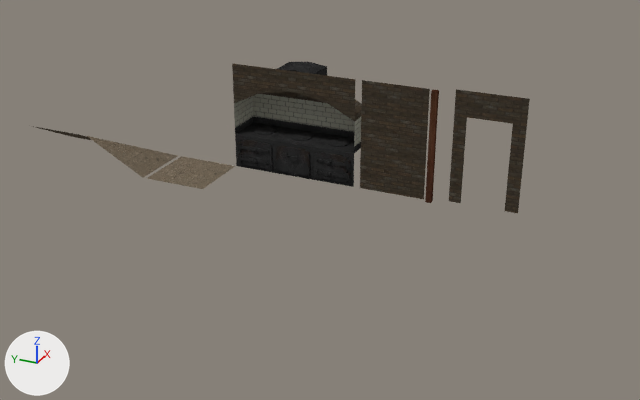
The Blender file Docs/Blends/AssetsCozinha.blend: old version first, new version second.
The view is the same before and after, from a 50 mm camera at (-25.2, -7.17, 11.51) aimed at (-2.76, 2.92, 0.29). The lights are fixed; the arrows at lower left show +X, +Y and +Z. The older version comes first.

Objects in the first picture: 'ChaoCozinha', 'fogao', 'paredeCozinha', 'paredeCozinhaPorta', 'pilarCozinha', 'tetoLateralCozinha' and 1 more.
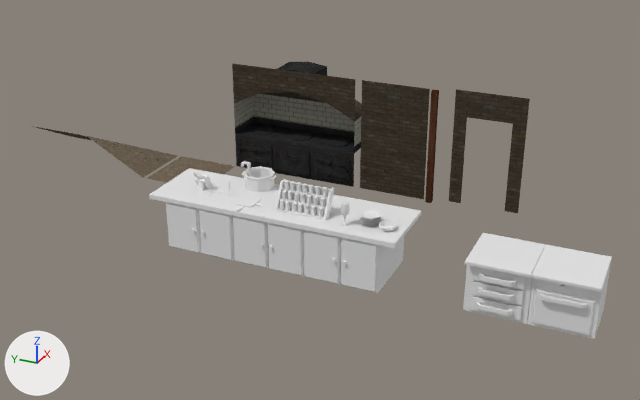
Commit message: Utensilios culinarios Mais estao por vir

Pixel boxes (x1, y1, x2, y2) of what changed, in the pictures (640 x 400 px):
'IlhaCozinha', added
    after: (149, 168, 422, 293)
'CozinhaBancadaChao2', added
    after: (527, 245, 612, 339)
'CozinhaBancadaChao1', added
    after: (463, 233, 545, 324)
'EstanteDeTemperos', added
    after: (275, 179, 335, 221)
'Panelona', added
    after: (242, 166, 276, 192)
'PilhaDePratos', added
    after: (360, 210, 381, 227)
'PortaFacas', added
    after: (193, 172, 213, 191)
'TabuaDeCorte', added
    after: (236, 196, 263, 212)
'Tijela', added
    after: (379, 220, 397, 231)
'Taca', added
    after: (341, 200, 350, 226)
'Concha', added
    after: (241, 161, 251, 177)

What changed in the scene script:
```text
Add me_cube_014:
    me_cube_014.from_pydata(...)  # 54 vertices, 58 faces; spans x -0.176..0.176, y -0.266..0.266, z -0.322..0.322
Add me_cylinder_003:
    me_cylinder_003.from_pydata(...)  # 114 vertices, 116 faces; spans x -0.438..0.438, y -0.489..0.493, z -0.006..0.436
Add me_cylinder_002:
    me_cylinder_002.from_pydata(...)  # 50 vertices, 56 faces; spans x -0.252..0.252, y -0.252..0.252, z -0.004..0.121
Add me_cube_008:
    me_cube_008.from_pydata(...)  # 322 vertices, 274 faces; spans x -0.445..0.128, y -0.183..0.183, z -0.042..0.588
Add me_cube_006:
    me_cube_006.from_pydata(...)  # 92 vertices, 70 faces; spans x -0.549..0.412, y -0.493..0.231, z -0.043..0.103
Add me_cylinder_001:
    me_cylinder_001.from_pydata(...)  # 62 vertices, 66 faces; spans x -0.095..0.123, y -0.126..0.125, z -0.001..0.665
    me_cylinder_001.polygons.foreach_set('use_smooth', [True] * 66)
Add me_cylinder:
    me_cylinder.from_pydata(...)  # 38 vertices, 42 faces; spans x -0.257..0.257, y -0.297..0.297, z -0.012..0.025
Add me_cube_005:
    me_cube_005.from_pydata(...)  # 878 vertices, 946 faces; spans x -0.11..0.51, y -0.76..0.77, z -0.02..0.85
Add me_cube_002:
    me_cube_002.from_pydata(...)  # 59 vertices, 53 faces; spans x -1.11..0.64, y -0.82..0.82, z -0.73..0.8
Add me_cube_001:
    me_cube_001.from_pydata(...)  # 126 vertices, 102 faces; spans x -1.11..0.64, y -0.82..0.82, z -0.73..0.8
Add me_cube:
    me_cube.from_pydata(...)  # 158 vertices, 150 faces; spans x -4.06..-1.87, y -3.73..3.73, z -0.11..1.53
Add ob_concha:
    ob_concha = bpy.data.objects.new('Concha', me_cube_014)
    ob_concha.location = (-4.21, 4.51, 1.46)
Add ob_panelona:
    ob_panelona = bpy.data.objects.new('Panelona', me_cylinder_003)
    ob_panelona.location = (-4.21, 4.21, 1.1)
Add ob_tijela:
    ob_tijela = bpy.data.objects.new('Tijela', me_cylinder_002)
    ob_tijela.location = (-5.29, -0.17, 1.1)
Add ob_portafacas:
    ob_portafacas = bpy.data.objects.new('PortaFacas', me_cube_008)
    ob_portafacas.location = (-4.86, 5.64, 1.1)
Add ob_tabuadecorte:
    ob_tabuadecorte = bpy.data.objects.new('TabuaDeCorte', me_cube_006)
    ob_tabuadecorte.location = (-5.46, 3.95, 1.1)
Add ob_taca:
    ob_taca = bpy.data.objects.new('Taca', me_cylinder_001)
    ob_taca.location = (-5.55, 0.95, 1.1)
Add ob_pilhadepratos:
    ob_pilhadepratos = bpy.data.objects.new('PilhaDePratos', me_cylinder)
    ob_pilhadepratos.location = (-5.19, 0.36, 1.12)
    _m = ob_pilhadepratos.modifiers.new('Array', 'ARRAY')
    _m.count = 21
    _m.relative_offset_displace = (0.0, 0.0, 0.3)
Add ob_estantedetemperos:
    ob_estantedetemperos = bpy.data.objects.new('EstanteDeTemperos', me_cube_005)
    ob_estantedetemperos.location = (-5.43, 2.28, 1.02)
Add ob_cozinhabancadachao2:
    ob_cozinhabancadachao2 = bpy.data.objects.new('CozinhaBancadaChao2', me_cube_002)
    ob_cozinhabancadachao2.location = (-4.91, -4.95, 0.18)
Add ob_cozinhabancadachao1:
    ob_cozinhabancadachao1 = bpy.data.objects.new('CozinhaBancadaChao1', me_cube_001)
    ob_cozinhabancadachao1.location = (-4.91, -3.29, 0.18)
Add ob_ilhacozinha:
    ob_ilhacozinha = bpy.data.objects.new('IlhaCozinha', me_cube)
    ob_ilhacozinha.location = (-1.99, 3.09, -0.44)
```
